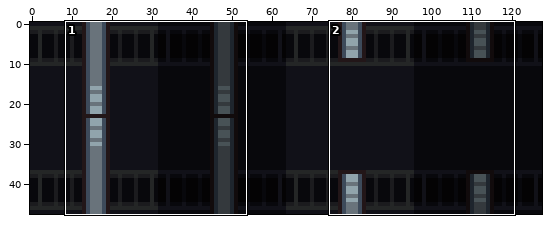
File history of a sprite sheet, assets/png/door_n_s.png. Above: a wide view before the commit, with the close-up outlined.
Close-up. Earlier state:
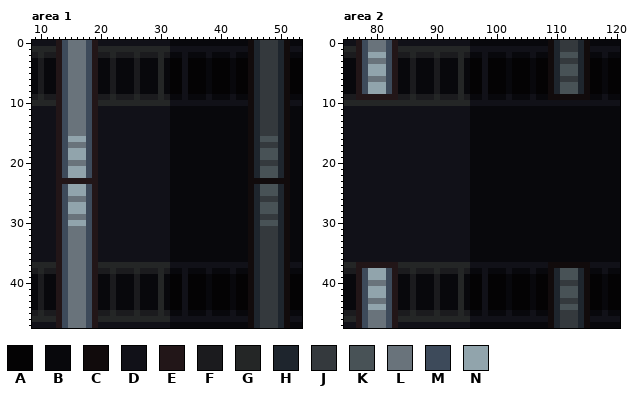
The file is 128x48 pixels. Colours within 5 levels of each other are drawn and written as one. Shown: area 1: x 9..53, y 0..47; area 2: x 75..120, y 0..47.
Palette (. is transparent): A #040304  B #08080c  C #110b0c  D #111118  E #221618  F #1b1b1e  G #242626  H #1e252d  J #34393d  K #485256  L #69737b  M #3d4a5a  N #91a4ac
Once edited:
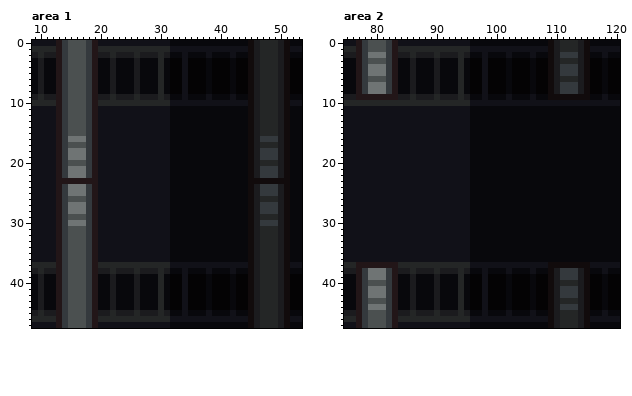
Difference:
colour L: #69737b -> #4b5050
colour N: #91a4ac -> #6f7474
Area 1:
y 0..15: x 14 M -> J; x 18 M -> J; x 46..50 HJJJH -> FGGGF
y 16: x 14 M -> J; x 18 M -> J; x 46..50 HKKKH -> FJJJF
y 17: x 14 M -> J; x 18 M -> J; x 46..50 HJJJH -> FGGGF
y 18..19: x 14 M -> J; x 18 M -> J; x 46..50 HKKKH -> FJJJF
y 20: x 14 M -> J; x 18 M -> J; x 46..50 HJJJH -> FGGGF
y 21..22: x 14 M -> J; x 18 M -> J; x 46..50 HKKKH -> FJJJF
y 24..25: x 14 M -> J; x 18 M -> J; x 46..50 HKKKH -> FJJJF
y 26: x 14 M -> J; x 18 M -> J; x 46..50 HJJJH -> FGGGF
y 27..28: x 14 M -> J; x 18 M -> J; x 46..50 HKKKH -> FJJJF
y 29: x 14 M -> J; x 18 M -> J; x 46..50 HJJJH -> FGGGF
y 30: x 14 M -> J; x 18 M -> J; x 46..50 HKKKH -> FJJJF
y 31..47: x 14 M -> J; x 18 M -> J; x 46..50 HJJJH -> FGGGF
Area 2:
y 0..1: x 78 M -> J; x 82 M -> J; x 110..114 HJJJH -> FGGGF
y 2: x 78 M -> J; x 82 M -> J; x 110..114 HKKKH -> FJJJF
y 3: x 78 M -> J; x 82 M -> J; x 110..114 HJJJH -> FGGGF
y 4..5: x 78 M -> J; x 82 M -> J; x 110..114 HKKKH -> FJJJF
y 6: x 78 M -> J; x 82 M -> J; x 110..114 HJJJH -> FGGGF
y 7..8: x 78 M -> J; x 82 M -> J; x 110..114 HKKKH -> FJJJF
y 38..39: x 78 M -> J; x 82 M -> J; x 110..114 HKKKH -> FJJJF
y 40: x 78 M -> J; x 82 M -> J; x 110..114 HJJJH -> FGGGF
y 41..42: x 78 M -> J; x 82 M -> J; x 110..114 HKKKH -> FJJJF
y 43: x 78 M -> J; x 82 M -> J; x 110..114 HJJJH -> FGGGF
y 44: x 78 M -> J; x 82 M -> J; x 110..114 HKKKH -> FJJJF
y 45..47: x 78 M -> J; x 82 M -> J; x 110..114 HJJJH -> FGGGF
Pixel boxes of the changes (left, top, right, bottom) in both close-ups:
changed: (62, 40, 92, 328)
changed: (254, 40, 284, 328)
changed: (362, 40, 392, 94)
changed: (554, 40, 584, 94)
changed: (362, 268, 392, 328)
changed: (554, 268, 584, 328)
